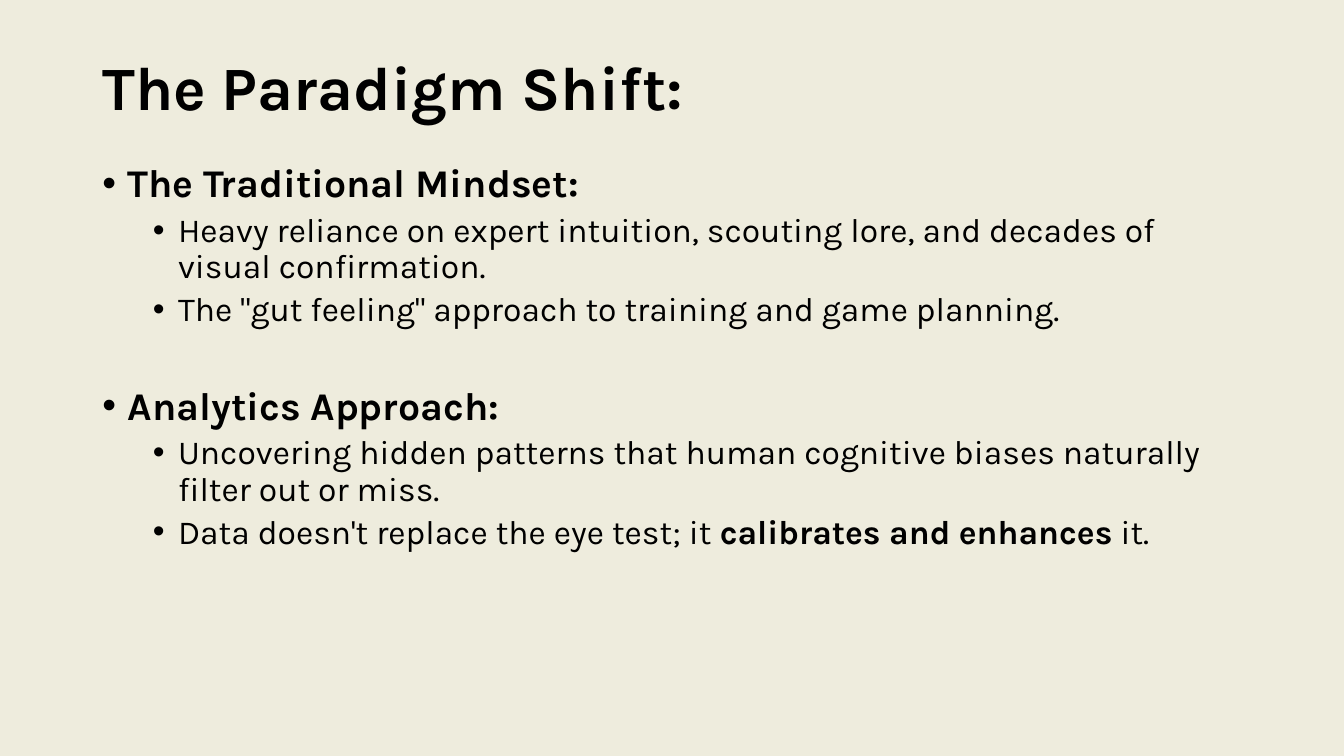
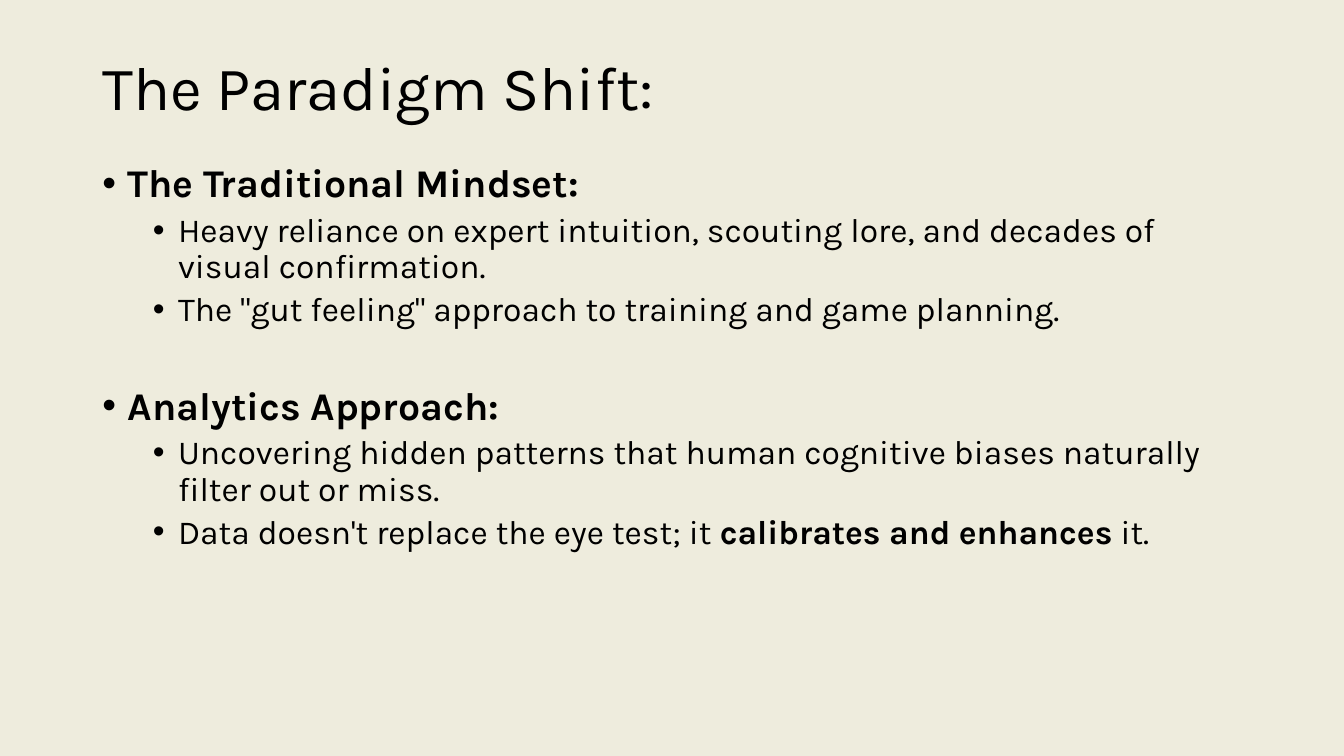
Before and after one commit to onishisaryu/HES-3000-Sports-Data-Analytics, a slide deck: slide 15 of pptx/Lecture1.pptx (slide 3 before the commit). Drawn at 1344x756 pixels with LibreOffice and Linux fonts; fonts in the diff are those of the drawing. Boxes give left, top, right and bottom in pixels: in the first picture for what was removed or moved away, otherwise in the second. Text is boxed around its words. In the diff, an @@ line names an element or a change of style, - is before the commit and + after.

```diff
--- a/pptx/Lecture1.pptx
+++ b/pptx/Lecture1.pptx
@@ title "The Paradigm Shift:" at <box>102,67,653,125</box>: bold off @@
```
Also in this commit, not shown: 10 other slides changed, 2 other files.
